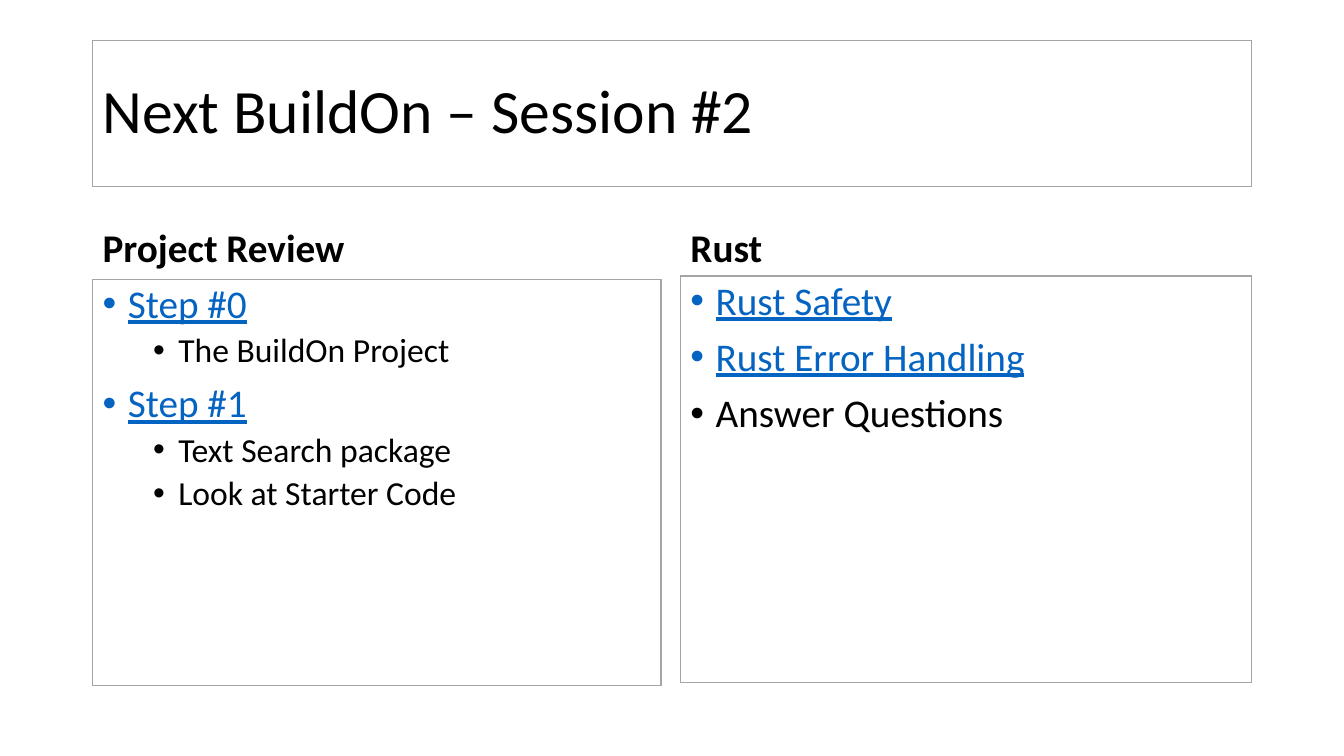
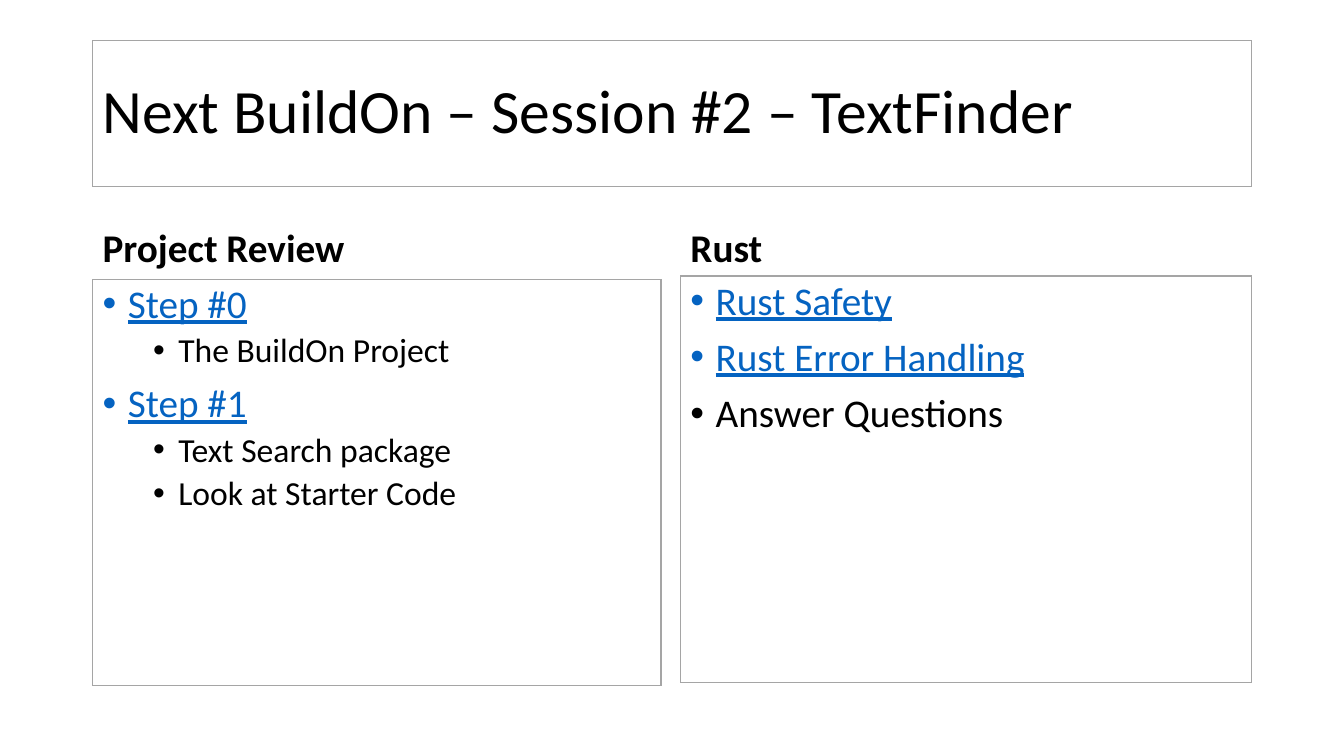
Before and after one commit to JimFawcett/JimFawcett.github.io, a slide deck: slide 7 of Resources/Build-On.pptx. Drawn at 1344x756 pixels with LibreOffice and Linux fonts; fonts in the diff are those of the drawing. Boxes give left, top, right and bottom in pixels: in the first picture for what was removed or moved away, otherwise in the second. Text is boxed around its words. In the diff, an @@ line names an element or a change of style, - is before the commit and + after.

Commit message:
minor changes to text

```diff
--- a/Resources/Build-On.pptx
+++ b/Resources/Build-On.pptx
@@ title at [103,90,1073,134]: text changed @@
-Next BuildOn – Session #2
+Next BuildOn – Session #2 – TextFinder
```
Also in this commit, not shown: 1 other slide changed, 1 other file.
